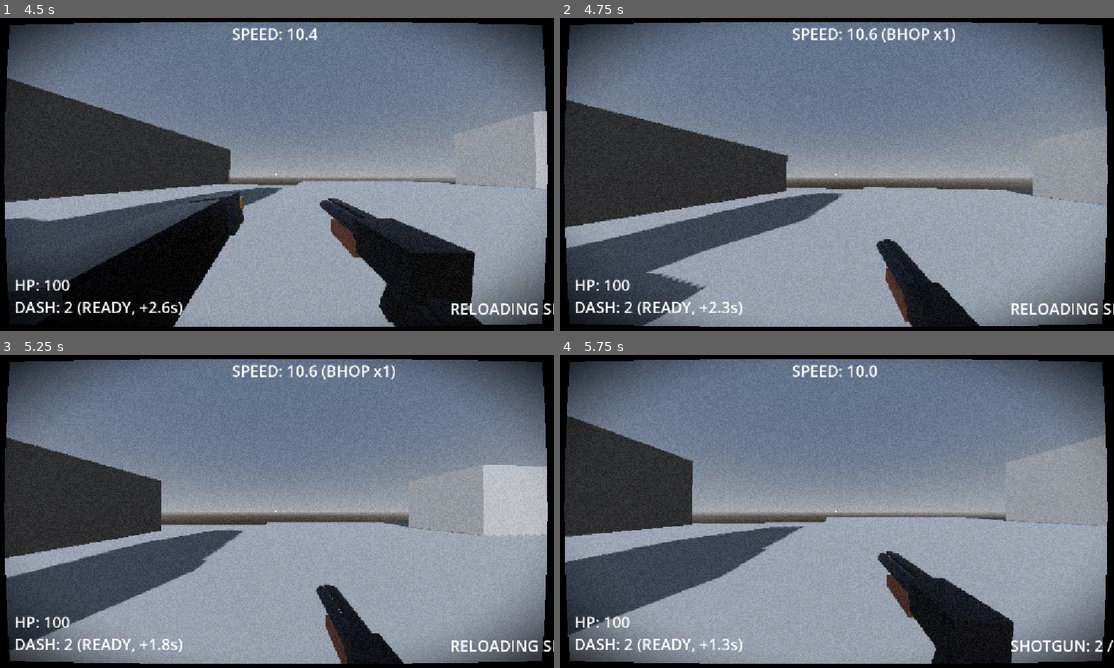
Above: before the commit, frames 1-4 (two rows, left to right).
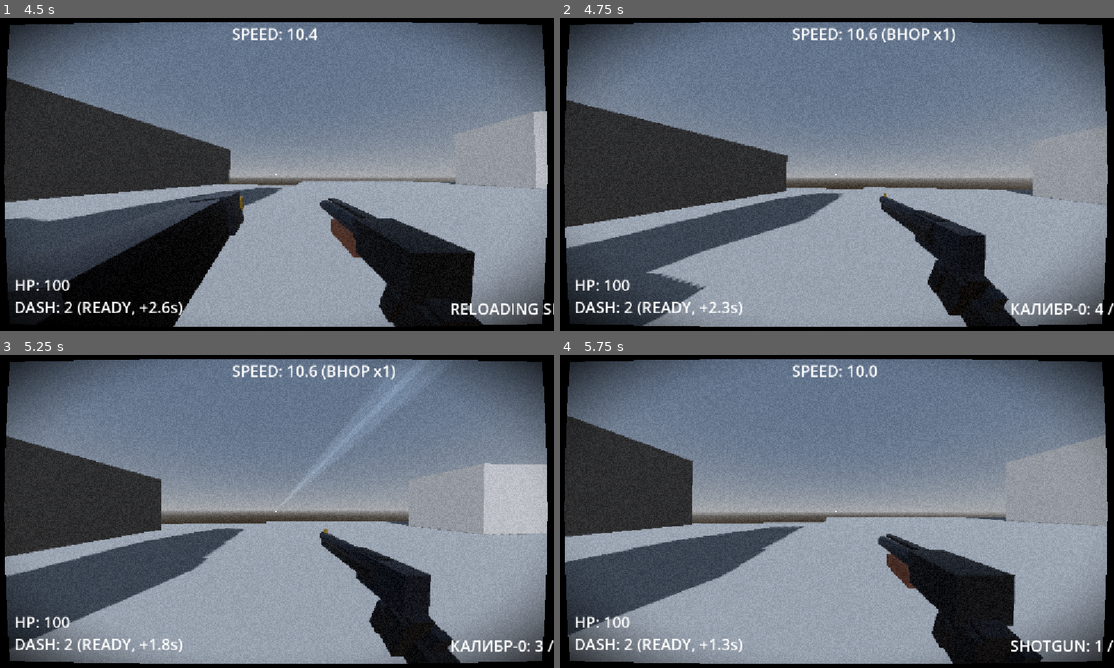
Above: after the commit, the same moments.

Repository: ggou3/voidkill
Game: Godot game, scene res://world.tscn
The game is run twice, just before and just after one commit, with the same random seed, the same clock (stepped at 60 frames per second) and the same inputs.
Inputs (mouse positions are in pixels of both pictures, inside the frame that each line leads up to):
- Up to frame 1 (4.5 s): tap Enter at 0.5 s; move the mouse to (304, 174) at 0.52 s; press the mouse at (304, 174) at 0.53 s; hold W (move_forward) from 0.53 s (still down); tap Space (jump) at 0.77, 1.52, 3.02, 3.77 s; right-click (304, 174) at 0.8 s; move the mouse to (249, 174) at 1.27 s; release the mouse at (249, 174) at 1.28 s; right-click (249, 174) at 1.35 s; tap 1 at 1.55, 2.1 s; move the mouse to (288, 168) at 2.02 s; tap 2 at 2.3, 2.85 s; move the mouse to (271, 180) at 2.77 s; click (271, 180) at 3.05 s; move the mouse to (315, 177) at 3.52 s; hold Shift (dash) 3.53-4.28 s; right-click (315, 177) at 3.8 s; tap R (reload) at 4.15 s; move the mouse to (232, 171) at 4.27 s; tap F (melee) at 4.35 s
- Up to frame 2 (4.75 s): keep holding W (move_forward); tap Space (jump) at 4.52 s; tap 1 at 4.55 s
- Up to frame 3 (5.25 s): keep holding W (move_forward); move the mouse to (282, 511) at 5.02 s; press the mouse at (282, 511) at 5.03 s
- Up to frame 4 (5.75 s): keep holding W (move_forward); tap 2 at 5.3 s

Frame 1 is identical in both runs. In frame 2, 6.2% of the frame differs, in the area x 56-100%, y 56-99%; in frame 3, 8.6%, in the area x 0-100%, y 1-99%; in frame 4, 4.1%.

Commit message:
Update Calibre-0: add RMB burst fire, airborne damage bonus, and passive reloading

Diff:
--- a/player.gd
+++ b/player.gd
@@ -172,6 +172,8 @@
 
 	if event.is_action_pressed("shoot"):
 		weapons.shoot(is_sliding and skills.has_blood_buff())
+	elif event.is_action_pressed("alt_fire") or (event is InputEventMouseButton and event.button_index == MOUSE_BUTTON_RIGHT and event.pressed):
+		weapons.alt_shoot(is_sliding and skills.has_blood_buff())
 	if event.is_action_pressed("reload"):
 		weapons.reload()
 
--- a/project.godot
+++ b/project.godot
@@ -67,6 +67,11 @@
 "events": [Object(InputEventMouseButton,"resource_local_to_scene":false,"resource_name":"","device":-1,"window_id":0,"a …(258 unchanged characters)…
 ]
 }
+alt_fire={
+"deadzone": 0.2,
+"events": [Object(InputEventMouseButton,"resource_local_to_scene":false,"resource_name":"","device":-1,"window_id":0,"alt_pressed":false,"shift_pressed":false,"ctrl_pressed":false,"meta_pressed":false,"button_mask":2,"position":Vector2(0, 0),"global_position":Vector2(0, 0),"factor":1.0,"button_index":2,"canceled":false,"pressed":true,"double_click":false,"script":null)
+]
+}
 reload={
 "deadzone": 0.2,
 "events": [Object(InputEventKey,"resource_local_to_scene":false,"resource_name":"","device":-1,"window_id":0,"alt_press …(193 unchanged characters)…
--- a/weapon_manager.gd
+++ b/weapon_manager.gd
@@ -2,7 +2,10 @@
 
 var current_weapon_index = 0
 var is_reloading = false
+var is_bursting = false
 var fire_timers = [0.0, 0.0]
+var passive_reload_timers = [0.0, 0.0]
+var active_reload_timer = 0.0
 
 var weapons = [
 	{
@@ -18,6 +21,9 @@
 		"knockback": 4.5,   # Толчок от пули крупного калибра
 		"upward_kick": 0.0, # Не подбрасывает вверх
 		"headshot_multiplier": 2.2, # Хедшот: 70 * 2.2 = 154 урона (ваншот)
+		"air_multiplier": 2.0,      # Бонус x2 по воздушным целям (стакается с хедшотом)
+		"alt_burst_interval": 0.065, # Интервал между выстрелами ПКМ залпа (0.05-0.08с)
+		"alt_spread": 0.06,         # Разброс пуль в залпе ПКМ
 		"has_vacuum": true,
 		"vacuum_radius": 2.0,
 		"vacuum_force": 16.0
@@ -35,6 +41,7 @@
 		"knockback": 6.0,   # Сильный толчок назад
 		"upward_kick": 7.0, # Подбрасывает в воздух
 		"headshot_multiplier": 1.5,
+		"air_multiplier": 1.0,
 		"has_vacuum": false,
 		"vacuum_radius": 0.0,
 		"vacuum_force": 0.0
@@ -47,12 +54,37 @@
 @onready var ammo_label = $"../HUD/AmmoLabel"
 
 func _process(delta):
+	# Кулдауны скорострельности
 	for i in range(fire_timers.size()):
 		if fire_timers[i] > 0:
 			fire_timers[i] -= delta
 
+	# Активная перезарядка удерживаемого оружия
+	if is_reloading:
+		active_reload_timer -= delta
+		if active_reload_timer <= 0.0:
+			ammos[current_weapon_index] = weapons[current_weapon_index]["max_ammo"]
+			is_reloading = false
+			active_reload_timer = 0.0
+
+	# Пассивная перезарядка неактивного оружия в фоне
+	for i in range(weapons.size()):
+		if i != current_weapon_index:
+			if ammos[i] < weapons[i]["max_ammo"]:
+				passive_reload_timers[i] += delta
+				if passive_reload_timers[i] >= weapons[i]["reload_time"]:
+					ammos[i] = weapons[i]["max_ammo"]
+					passive_reload_timers[i] = 0.0
+			else:
+				passive_reload_timers[i] = 0.0
+
 func switch_weapon(index: int):
-	if is_reloading or index == current_weapon_index: return
+	if is_bursting or index == current_weapon_index or index < 0 or index >= weapons.size():
+		return
+	# Прерываем активную перезарядку в руках — неактивное оружие дозарядится пассивно в фоне
+	if is_reloading:
+		is_reloading = false
+		active_reload_timer = 0.0
 	current_weapon_index = index
 	head.switch_weapon_visual(index)
 
@@ -66,29 +98,93 @@
 		ammo_label.text = w["name"] + ": " + str(ammos[current_weapon_index]) + " / " + str(w["max_ammo"])
 
 func shoot(has_infinite_ammo: bool):
-	if is_reloading or fire_timers[current_weapon_index] > 0: return
+	if is_reloading or is_bursting or fire_timers[current_weapon_index] > 0:
+		return
 
 	if ammos[current_weapon_index] <= 0:
 		reload()
 		return
 
 	var w = weapons[current_weapon_index]
-	if not has_infinite_ammo: ammos[current_weapon_index] -= 1
+	if not has_infinite_ammo:
+		ammos[current_weapon_index] -= 1
 
 	fire_timers[current_weapon_index] = w["fire_rate"]
-	head.add_recoil(w["cam_shake"], w["weapon_kick"])
-	head.trigger_muzzle_flash(current_weapon_index == 1)
-	if current_weapon_index == 0:
+	_fire_pellets(current_weapon_index, -1.0, false)
+
+func alt_shoot(has_infinite_ammo: bool):
+	# ПКМ — быстрый залп доступен для Калибр-0 (индекс 0)
+	if current_weapon_index != 0:
+		return
+	if is_reloading or is_bursting or fire_timers[current_weapon_index] > 0:
+		return
+
+	if ammos[current_weapon_index] <= 0:
+		reload()
+		return
+
+	var w = weapons[current_weapon_index]
+	var shots_to_fire = int(w["max_ammo"]) if has_infinite_ammo else ammos[current_weapon_index]
+	if shots_to_fire <= 0:
+		reload()
+		return
+
+	_perform_burst(shots_to_fire, has_infinite_ammo)
+
+func _perform_burst(shots_count: int, has_infinite_ammo: bool):
+	is_bursting = true
+	var w = weapons[0]
+	var burst_spread = float(w.get("alt_spread", 0.06))
+	var burst_interval = float(w.get("alt_burst_interval", 0.065))
+
+	for i in range(shots_count):
+		if not is_instance_valid(self) or not is_inside_tree():
+			is_bursting = false
+			return
+		if current_weapon_index != 0:
+			break
+
+		if not has_infinite_ammo:
+			ammos[0] = max(0, ammos[0] - 1)
+
+		_fire_pellets(0, burst_spread, true)
+
+		if i < shots_count - 1:
+			await get_tree().create_timer(burst_interval).timeout
+
+	is_bursting = false
+
+	if not has_infinite_ammo:
+		ammos[0] = 0
+		reload()
+	else:
+		fire_timers[0] = 0.8
+
+func _fire_pellets(weapon_idx: int, spread_override: float = -1.0, is_alt_fire: bool = false):
+	var w = weapons[weapon_idx]
+	var spread = spread_override if spread_override >= 0.0 else float(w.get("spread", 0.0))
+
+	var cam_shake = float(w.get("cam_shake", 0.09))
+	var weapon_kick = float(w.get("weapon_kick", 0.35))
+	if is_alt_fire:
+		cam_shake *= 0.75
+		weapon_kick *= 0.75
+
+	head.add_recoil(cam_shake, weapon_kick)
+	head.trigger_muzzle_flash(weapon_idx == 1)
+
+	if weapon_idx == 0:
 		AudioManager.play_sound("revolver_shot")
 	else:
 		AudioManager.play_sound("shotgun_shot")
 
 	var aim_dir = head.get_aim_direction()
 	var start_pos = head.get_muzzle_position()
-
-	for i in range(w["pellets"]):
-		var ray = head.get_aim_raycast(w["spread"])
-		var hit_pos = start_pos + aim_dir * 80.0
+	var pellets_count = 1 if is_alt_fire else int(w.get("pellets", 1))
+
+	for i in range(pellets_count):
+		var ray = head.get_aim_raycast(spread)
+		var hit_pos = ray.to_global(ray.target_position)
 		var directly_hit_target: Node = null
 
 		if ray.is_colliding():
@@ -112,19 +208,36 @@
 				if target != null and target.has_method("take_damage"):
 					directly_hit_target = target
 					var flat_dir = Vector3(aim_dir.x, 0.0, aim_dir.z).normalized()
-					var knockback_vector = flat_dir * w["knockback"]
-					knockback_vector.y = w["upward_kick"]
-
-					var dmg = w["damage"]
+					var knockback_vector = flat_dir * float(w.get("knockback", 4.5))
+					knockback_vector.y = float(w.get("upward_kick", 0.0))
+
+					var is_airborne: bool = false
+					if target.has_method("is_on_floor"):
+						is_airborne = not target.is_on_floor()
+					elif target.get_parent() and target.get_parent().has_method("is_on_floor"):
+						is_airborne = not target.get_parent().is_on_floor()
+
+					var base_dmg = float(w.get("damage", 70))
+					var total_mult = 1.0
+
 					if is_headshot:
-						var mult = w.get("headshot_multiplier", 2.2)
-						dmg = int(round(dmg * mult))
-
-					target.take_damage(dmg, knockback_vector, hit_pos, false, false, false, is_headshot)
+						total_mult *= float(w.get("headshot_multiplier", 2.2))
+					if is_airborne:
+						total_mult *= float(w.get("air_multiplier", 2.0))
+
+					var final_dmg = int(round(base_dmg * total_mult))
+
+					if is_headshot and is_airborne:
+						print("[%s] AIRBORNE HEADSHOT! (%.1fx) Damage: %d | Base: %d" % [target.name, total_mult, final_dmg, int(base_dmg)])
+					elif is_airborne and float(w.get("air_multiplier", 1.0)) > 1.0:
+						print("[%s] AIRBORNE HIT! (%.1fx) Damage: %d | Base: %d" % [target.name, total_mult, final_dmg, int(base_dmg)])
+
+					target.take_damage(final_dmg, knockback_vector, hit_pos, false, false, false, is_headshot)
 
 		if w.get("has_vacuum", false):
 			spawn_bullet_tracer(start_pos, hit_pos)
-			apply_vacuum_wake(start_pos, hit_pos, w.get("vacuum_radius", 2.0), w.get("vacuum_force", 16.0), directly_hit_target)
+			if not is_alt_fire:
+				apply_vacuum_wake(start_pos, hit_pos, float(w.get("vacuum_radius", 2.0)), float(w.get("vacuum_force", 16.0)), directly_hit_target)
 
 func spawn_bullet_tracer(start_pos: Vector3, end_pos: Vector3):
 	var dir = end_pos - start_pos
@@ -235,9 +348,8 @@
 
 func reload():
 	var w = weapons[current_weapon_index]
-	if ammos[current_weapon_index] == w["max_ammo"] or is_reloading: return
+	if ammos[current_weapon_index] == w["max_ammo"] or is_reloading or is_bursting:
+		return
 	is_reloading = true
+	active_reload_timer = float(w["reload_time"])
 	AudioManager.play_sound("reload")
-	await get_tree().create_timer(w["reload_time"]).timeout
-	ammos[current_weapon_index] = w["max_ammo"]
-	is_reloading = false
Not shown, changed: DESIGN.md
